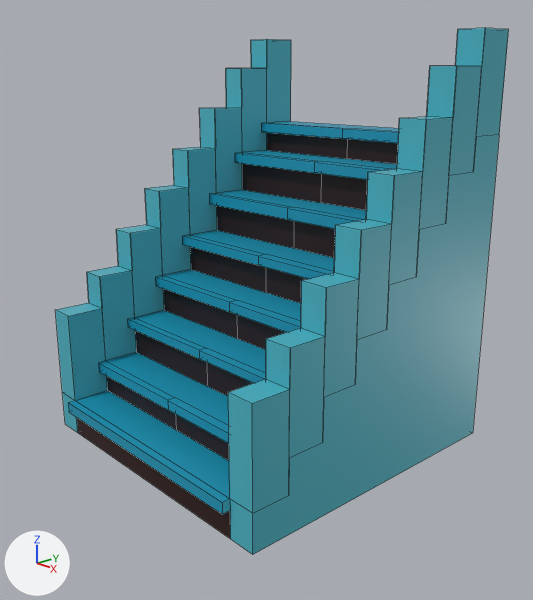
Renders of the Blender file Assets/Models/stairs.blend from each side of a commit.
Rendered twice from a camera (50 mm lens) standing at (5.17, -4.69, 3.51) and looking at (0.23, -0.2, 1.49). The axes (+X, +Y, +Z) are drawn at lower left. The lights are the same throughout. Mesh edges are drawn as thin lines.

The scene before the commit, as lines of its bpy script (objects in view):
```python
me_cube = bpy.data.meshes.new('Cube')
me_cube.from_pydata(...)  # 219 vertices, 188 faces; spans x -1.5..1.5, y -1.58..1.5, z 0.0..3.9
# faces by material slot: [120, 38, 30]
me_cube.materials.append(mat_base)  # cyan #4ab3c4
me_cube.materials.append(mat_steps)  # cyan #1495b6
me_cube.materials.append(mat_grills)  # dark red #2c0f0b
ob_cube = bpy.data.objects.new('Cube', me_cube)
ob_cube.location = (0.0, 0.0, 0.0)
```
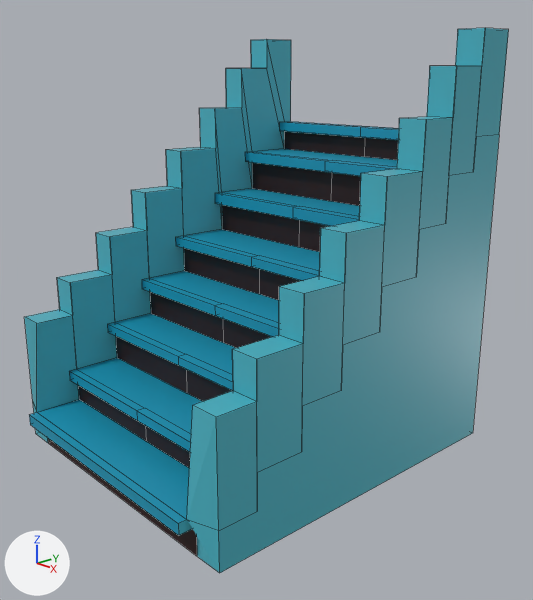
The change, as a list of edits to the scene's bpy script:
```text
Change me_cube:
    used by ob_cube; location = (0.0, 0.0, 0.0)
    remove me_cube.from_pydata(...)  # 219 vertices, 188 faces; spans x -1.5..1.5, y -1.58..1.5, z 0.0..3.9
    add me_cube.from_pydata(...)  # 219 vertices, 188 faces; spans x -1.5..1.5, y -1.99..1.5, z 0.0..3.9
    me_cube part 1: 171 of 219 vertices moved; they spanned x -1.5..1.5, y -1.58..1.12, z 0.0..3.0 and now span x -1.5..1.5, y -1.99..1.4, z 0.0..3.0; mean shift (0.0, -0.12, 0.0); largest move (1.23, -1.5, 0.36) -> (1.23, -1.91, 0.36)
```

Boxes (x1, y1, x2, y2) around the edits, measured in the pictures (533 x 600 px; the box of a moved part takes in the faces that stretch with it):
'Cube', reshaped (7% wider)
    before: (55, 28, 509, 554)
    after: (24, 28, 509, 573)
part 1 of me_cube, moved or reshaped
    before: (55, 39, 401, 554)
    after: (24, 39, 401, 573)
